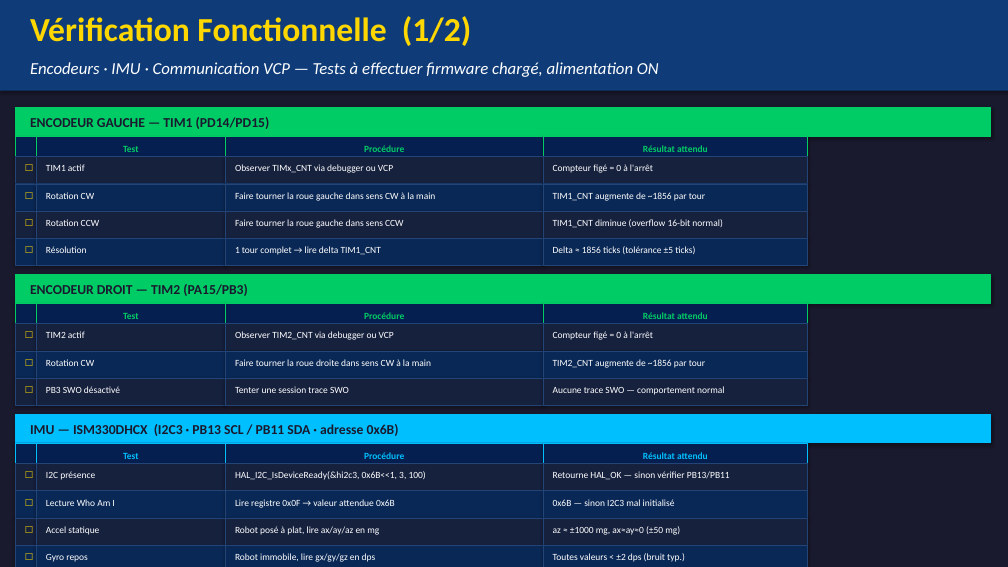
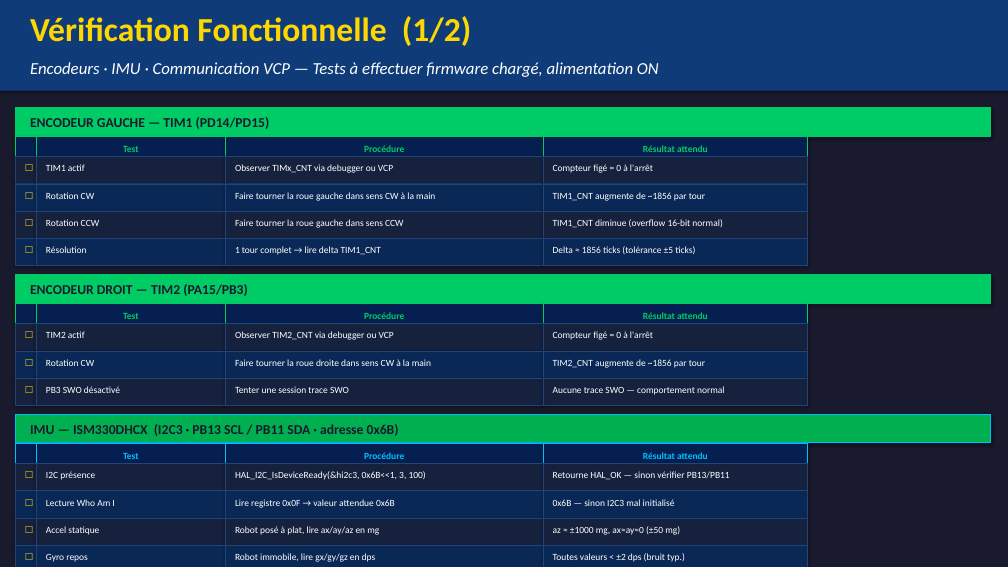
Before and after one commit to LeCorre-Pierre/gen_ai_robot_pendulum, a slide deck: slide 11 of cablage_robot_pendule.pptx. Drawn at 1008x567 pixels with LibreOffice and Linux fonts; fonts in the diff are those of the drawing. Boxes give left, top, right and bottom in pixels: in the first picture for what was removed or moved away, otherwise in the second. Text is boxed around its words. In the diff, an @@ line names an element or a change of style, - is before the commit and + after.

```diff
--- a/cablage_robot_pendule.pptx
+++ b/cablage_robot_pendule.pptx
@@ rectangle at <box>15,414,991,443</box>: fill #00BFFF to #00B050 @@
```
Also in this commit, not shown: 1 other slide changed, 7 other files.
